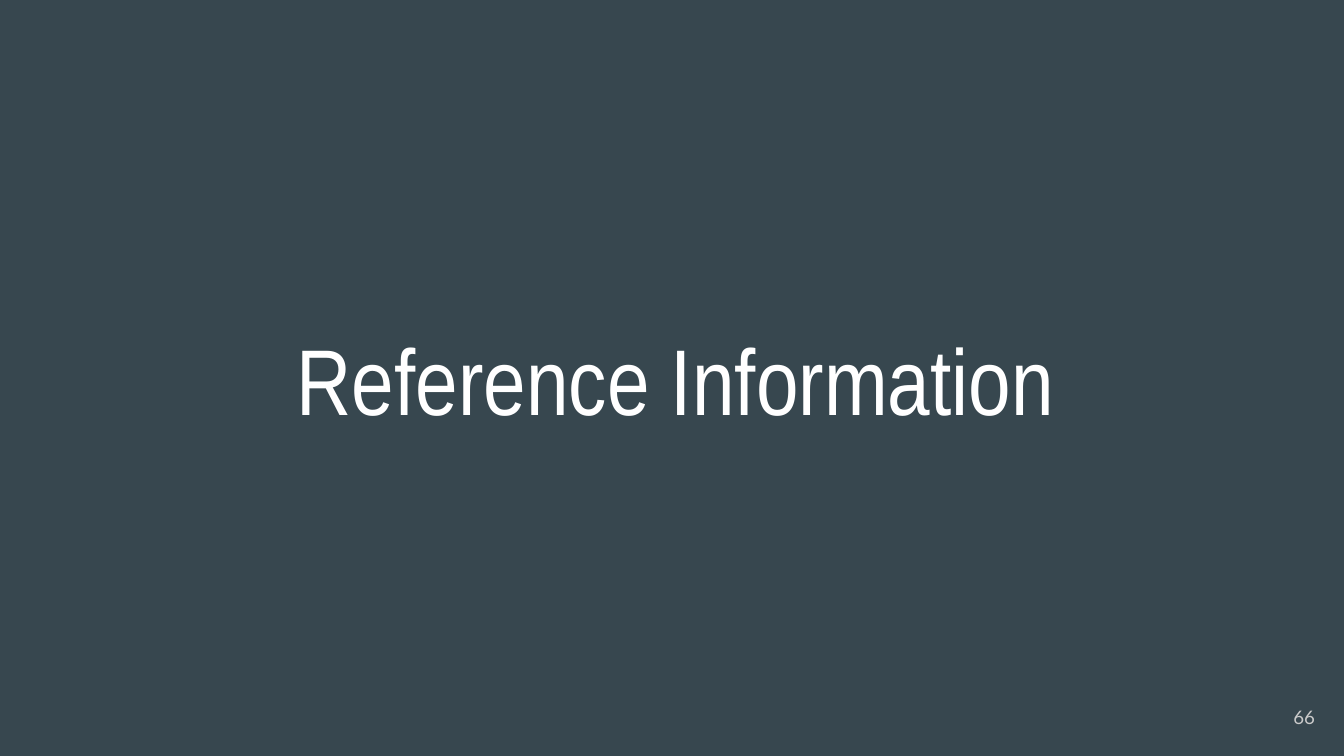
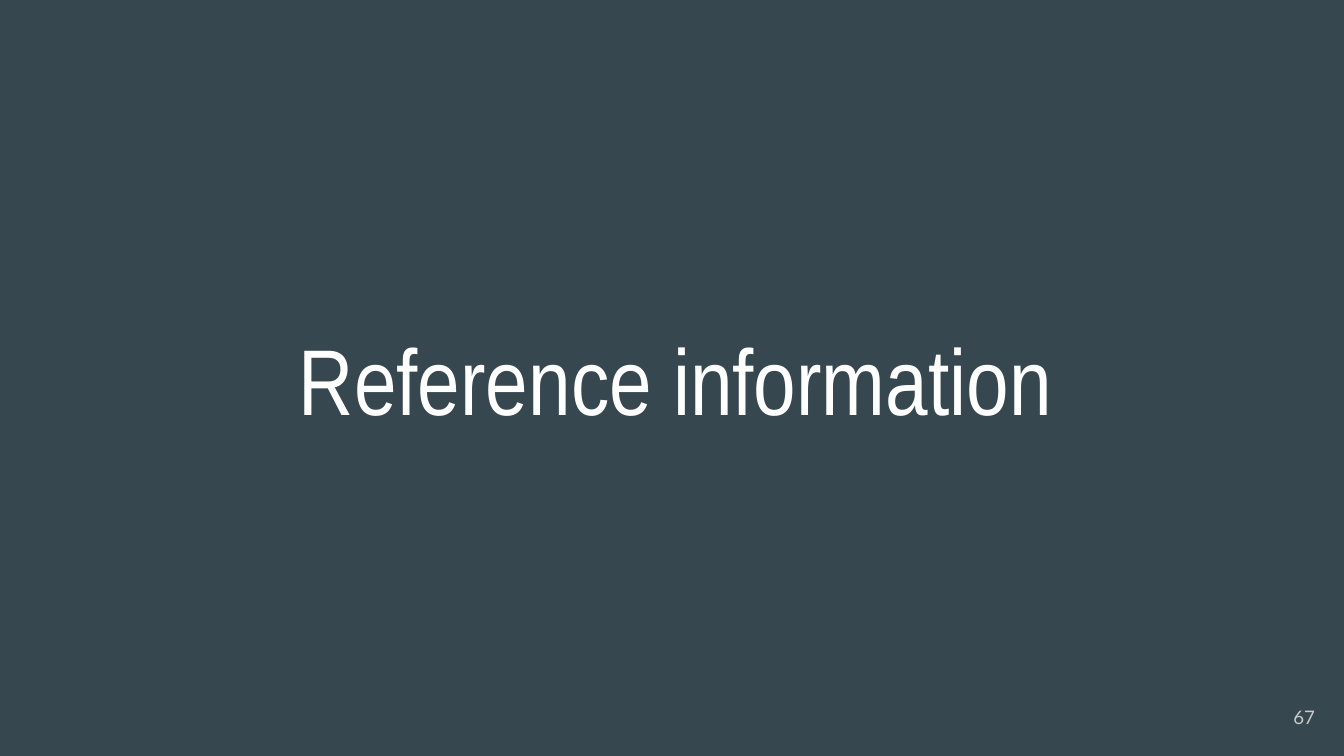
Before and after one commit to acchi17/StudyGit, a slide deck: slide 67 of GitStudySession.pptx (slide 66 before the commit). Drawn at 1344x756 pixels with LibreOffice and Linux fonts; fonts in the diff are those of the drawing. Boxes give left, top, right and bottom in pixels: in the first picture for what was removed or moved away, otherwise in the second. Text is boxed around its words. In the diff, an @@ line names an element or a change of style, - is before the commit and + after.

```diff
--- a/GitStudySession.pptx
+++ b/GitStudySession.pptx
@@ title at <box>299,347,1051,416</box>: text changed @@
-Reference Information
+Reference information
@@ page number at <box>1293,710,1315,724</box>: text changed @@
-66
+67
```
Also in this commit, not shown: 11 other slides changed, 17 slides added, 9 slides removed.
